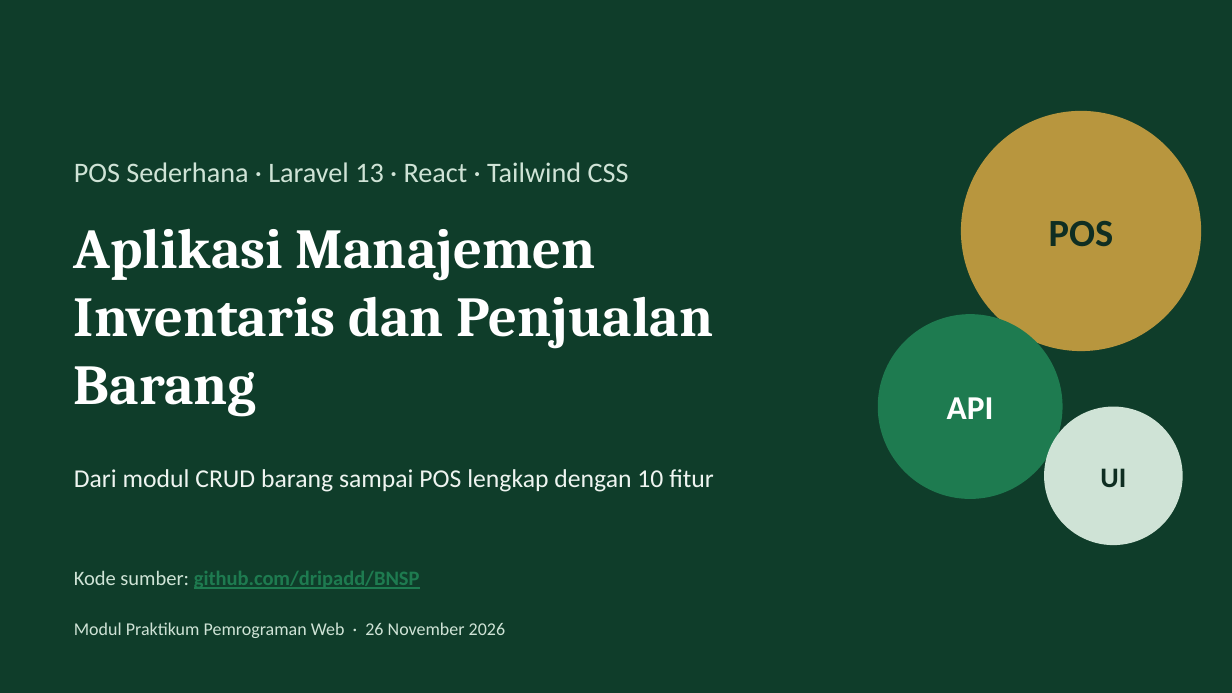
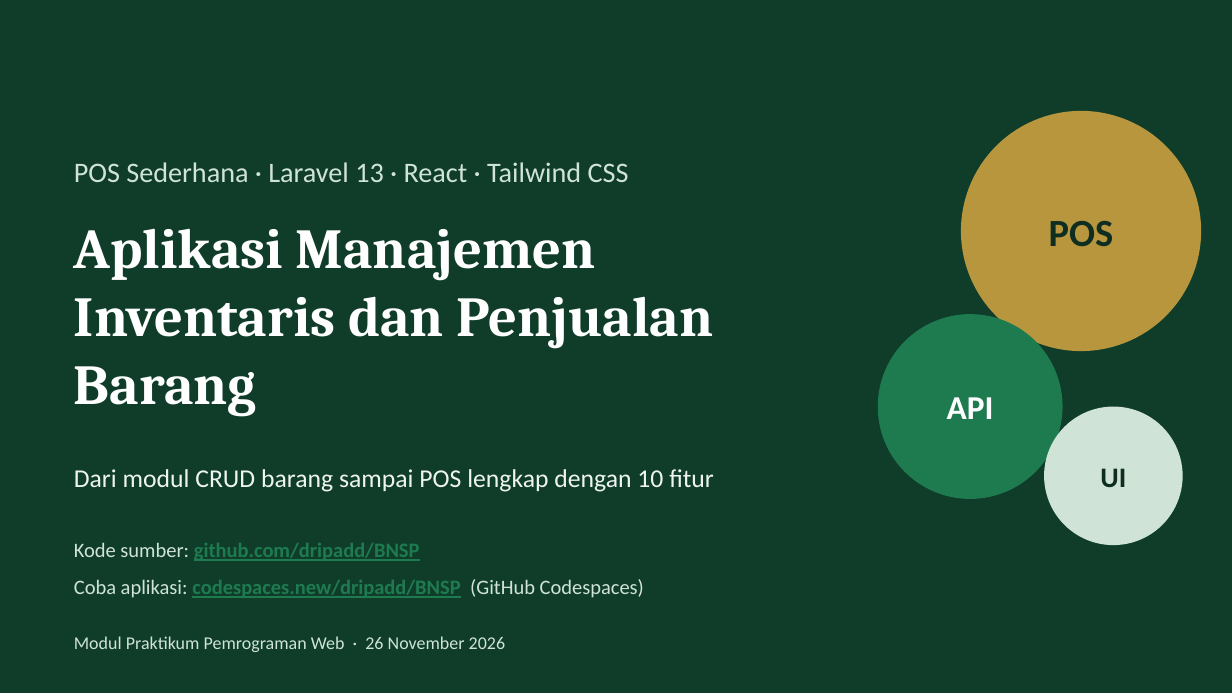
Before and after one commit to alexsandri/batam, a slide deck: slide 1 of presentasi/Aplikasi_Barang.pptx. Drawn at 1232x693 pixels with LibreOffice and Linux fonts; fonts in the diff are those of the drawing. Boxes give left, top, right and bottom in pixels: in the first picture for what was removed or moved away, otherwise in the second. Text is boxed around its words. In the diff, an @@ line names an element or a change of style, - is before the commit and + after.

Commit message:
Tambah tautan GitHub Codespaces pada presentasi

```diff
--- a/presentasi/Aplikasi_Barang.pptx
+++ b/presentasi/Aplikasi_Barang.pptx
@@ text "Kode sumber: github.com/dripadd/BNSP" moved from (x1=74, y1=570, x2=420, y2=589) to (x1=74, y1=542, x2=420, y2=561) @@
@@ text added at (x1=74, y1=579, x2=644, y2=598), 16 pt, text #CFE3D6 @@
+Coba aplikasi: codespaces.new/dripadd/BNSP (GitHub Codespaces)
@@ text "Modul Praktikum Pemrograman Web · ..." moved from (x1=74, y1=622, x2=505, y2=638) to (x1=74, y1=636, x2=505, y2=652) @@
```
Also in this commit, not shown: 1 other slide changed, 1 other file.
